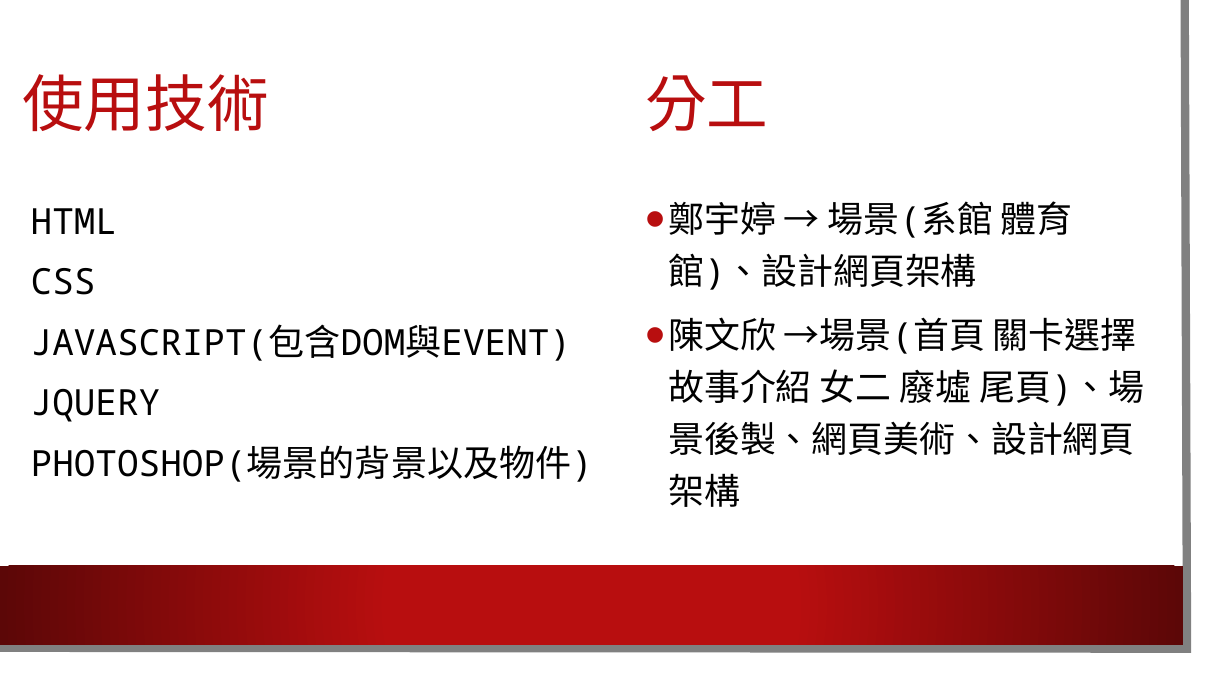
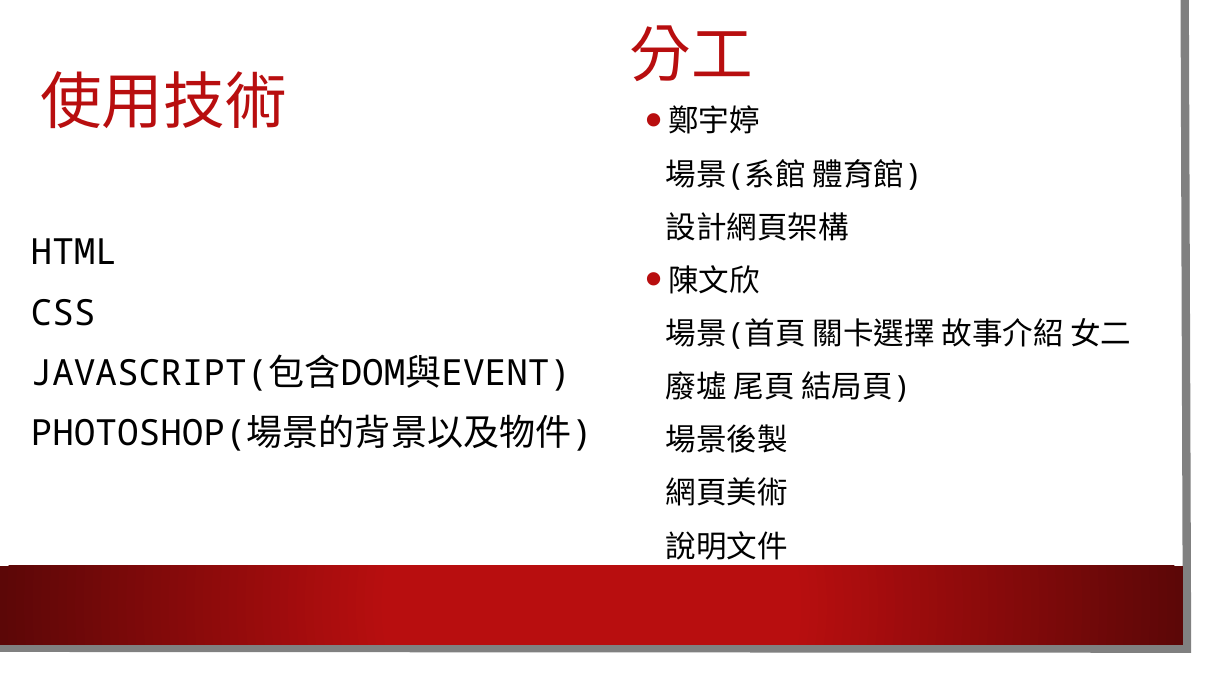
Before and after one commit to wenshinchan/wenshinchan.github.io, a slide deck: slide 11 of 00357001_鄭宇婷 00357045_陳文欣.pptx (slide 5 before the commit). Drawn at 1232x693 pixels with LibreOffice and Linux fonts; fonts in the diff are those of the drawing; background and template pictures are left out. Boxes give left, top, right and bottom in pixels: in the first picture for what was removed or moved away, otherwise in the second. Text is boxed around its words. In the diff, an @@ line names an element or a change of style, - is before the commit and + after.

```diff
--- a/00357001_鄭宇婷 00357045_陳文欣.pptx
+++ b/00357001_鄭宇婷 00357045_陳文欣.pptx
@@ text "分工": place and size @@
-text "分工" at <box>645,75,768,131</box>
+text "分工" at <box>630,25,753,81</box>
@@ text "分工" at <box>630,25,753,81</box>: font Roboto Condensed to Noto Sans CJK SC @@
@@ title "使用技術" at <box>40,71,286,129</box>: font Roboto Condensed to Noto Sans CJK SC @@
@@ title "使用技術": place and size @@
-title "使用技術" at <box>22,74,268,132</box>
+title "使用技術" at <box>40,71,286,129</box>
@@ text at <box>666,105,1132,560</box>: text changed; size 28 to 23.8 pt @@
-• 鄭宇婷 → 場景(系館 體育館)、設計網頁架構
-• 陳文欣 →場景(首頁 關卡選擇 故事介紹 女二 廢墟 尾頁)、場景後製、網頁美術、設計網頁架構
+• 鄭宇婷
+場景(系館 體育館)
+設計網頁架構
+• 陳文欣
+場景(首頁 關卡選擇 故事介紹 女二
+廢墟 尾頁 結局頁)
+場景後製
+網頁美術
+說明文件
@@ text at <box>31,389,161,422</box>: paragraph removed @@
-JQUERY
```
Also in this commit, not shown: 4 other slides changed, 8 slides added.
